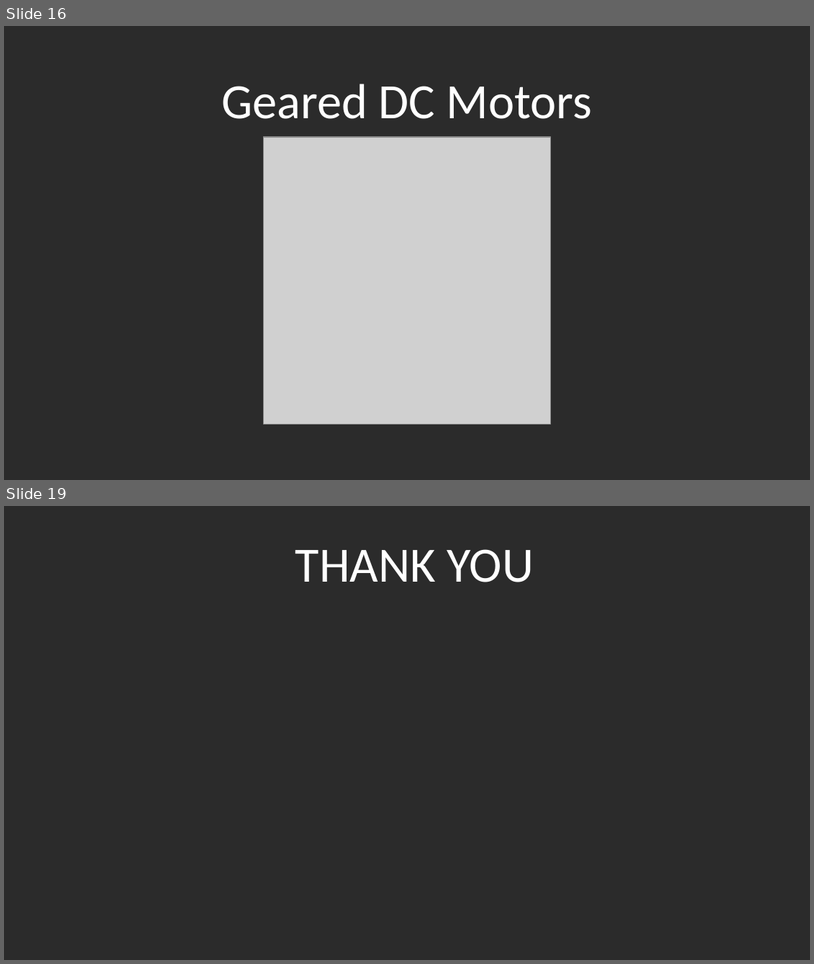
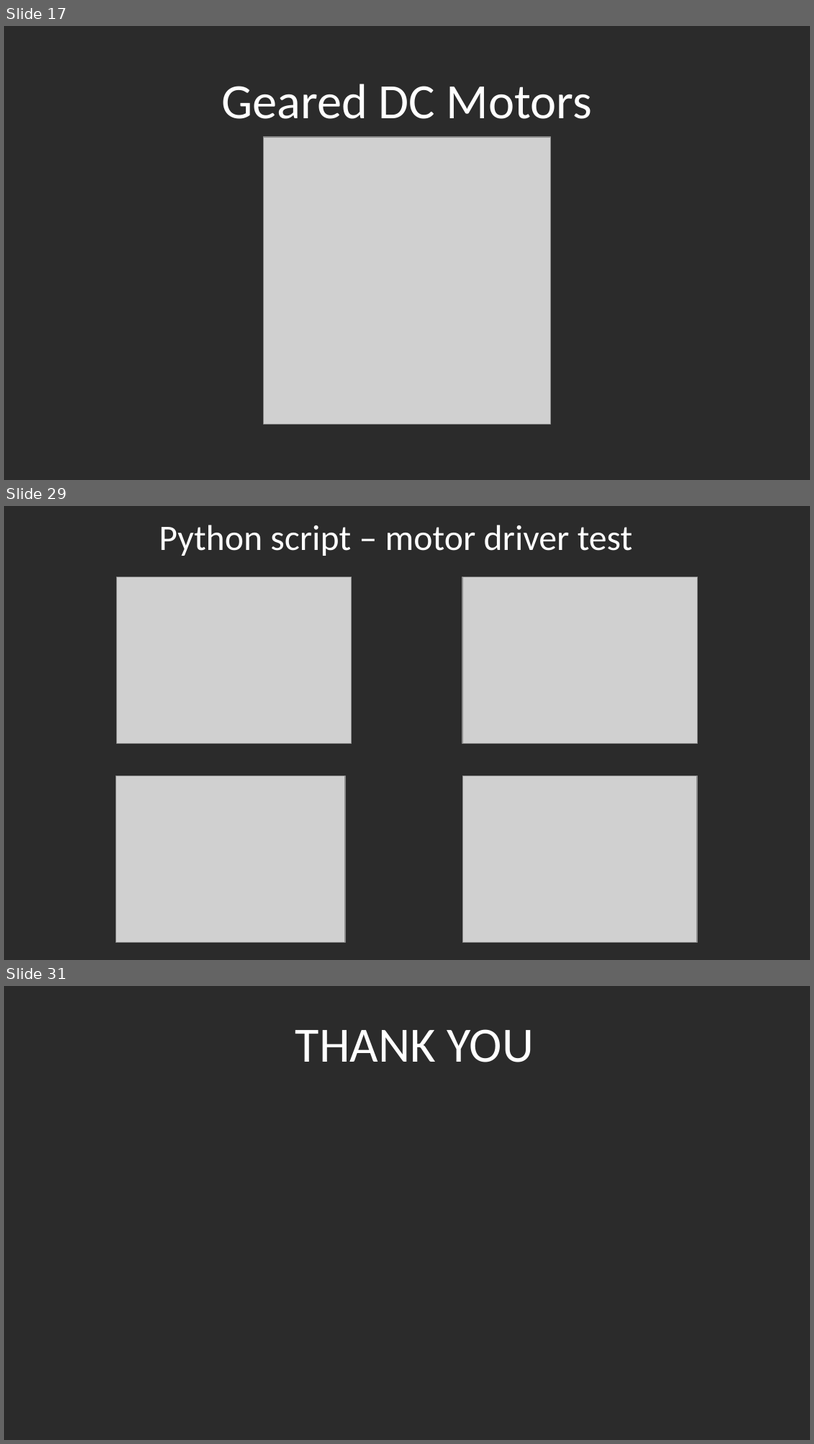
Before and after one commit to The-Assembly/Line_following_Rover, a slide deck: Create a robot rover to follow a fixed path using Raspberry Pi.pptx. Shown one above the other, each under a label of ours: slides 16 and 19 before the commit, slides 17, 29 and 31 after it; the slides between them are not shown. The pictures are 814x964 and 814x1444 pixels, drawn with LibreOffice and Linux fonts; fonts in the diff are those of the drawing; grey boxes stand for pictures; background and template pictures are left out; a plain dark background stands for a picture behind light text. Boxes give left, top, right and bottom in pixels: in the first picture for what was removed or moved away, otherwise in the second. Text is boxed around its words. In the diff, an @@ line names an element or a change of style, - is before the commit and + after.

```diff
--- a/Create a robot rover to follow a fixed path using Raspberry Pi.pptx
+++ b/Create a robot rover to follow a fixed path using Raspberry Pi.pptx
@@ slide 29 added at (x1=4, y1=506, x2=810, y2=960), background picture (left out) @@
@@ text added at (x1=159, y1=525, x2=633, y2=556), 32 pt, text #FFFFFF @@
+Python script – motor driver test
@@ picture added at (x1=117, y1=577, x2=352, y2=743) @@
@@ picture added at (x1=463, y1=577, x2=698, y2=743) @@
@@ picture added at (x1=116, y1=775, x2=345, y2=942) @@
@@ picture added at (x1=463, y1=775, x2=697, y2=942) @@
@@ what was slide 16 is now slide 17 @@
@@ what was slide 19 is now slide 31 @@
```
Also in this commit, not shown: 2 slides changed, 13 other slides added, 2 slides removed.
